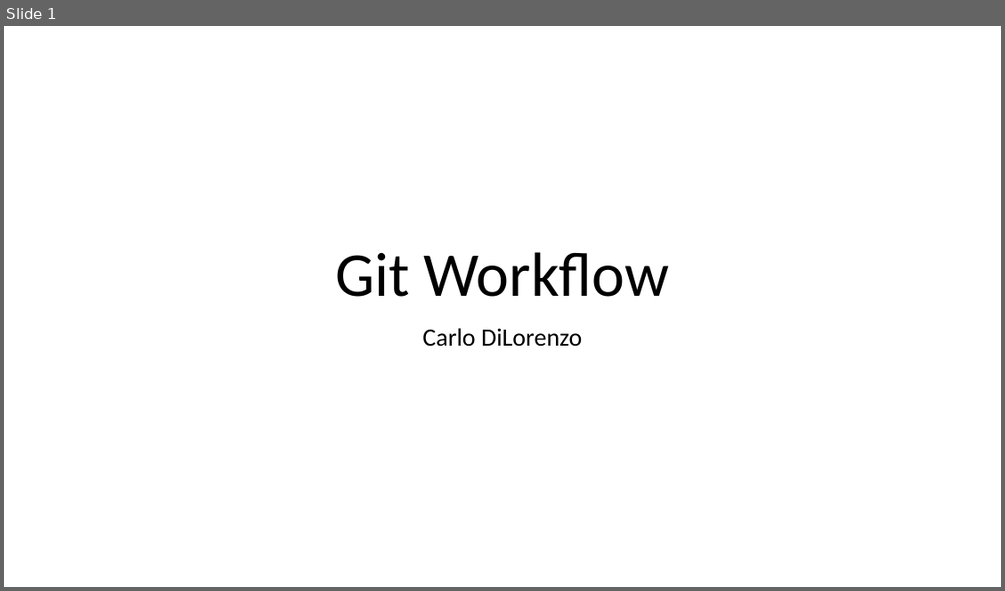
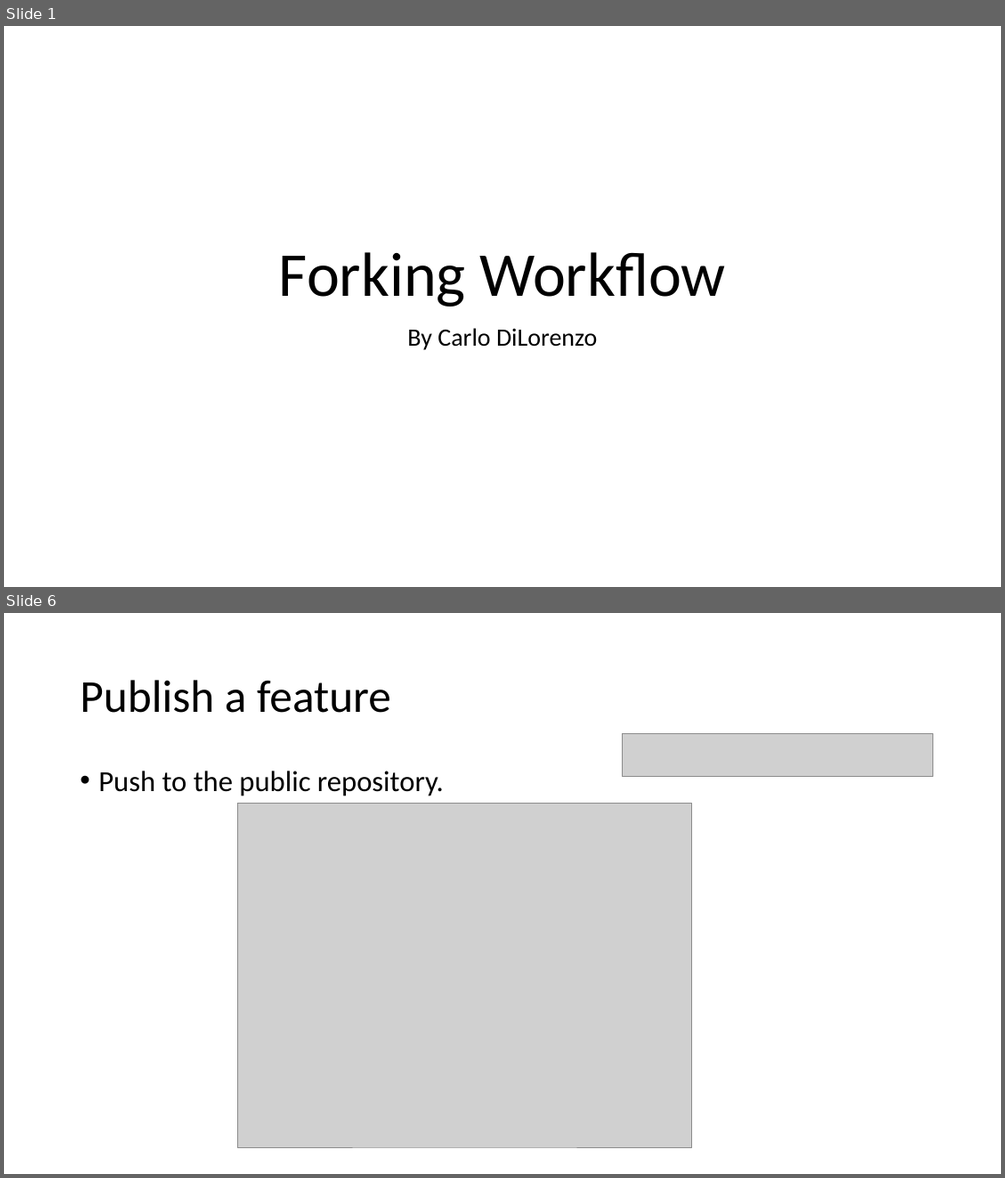
Before and after one commit to dilorc2/forkgitworkflow.github.io, a slide deck: files/GitWorkflow.pptx. Shown one above the other, each under a label of ours: slide 1 before the commit, slides 1 and 6 after it; the slides between them are not shown. The pictures are 1005x591 and 1005x1178 pixels, drawn with LibreOffice and Linux fonts; fonts in the diff are those of the drawing; grey boxes stand for pictures. Boxes give left, top, right and bottom in pixels: in the first picture for what was removed or moved away, otherwise in the second. Text is boxed around its words. In the diff, an @@ line names an element or a change of style, - is before the commit and + after.

```diff
--- a/files/GitWorkflow.pptx
+++ b/files/GitWorkflow.pptx
@@ slide 6 added at box(4, 613, 1001, 1174), background #FFFFFF @@
@@ title added at box(80, 680, 391, 713), 44 pt, text #000000 @@
+Publish a feature
@@ picture added at box(623, 734, 933, 777) @@
@@ text added at box(98, 771, 444, 796), 28 pt, text #000000 @@
+• Push to the public repository.
@@ picture added at box(238, 803, 692, 1147) @@
@@ slide 1 changed as well @@
@@ title at box(279, 252, 726, 306): text changed @@
-Git Workflow
+Forking Workflow
@@ subtitle at box(407, 328, 597, 350): text changed @@
-Carlo DiLorenzo
+By Carlo DiLorenzo
```
Also in this commit, not shown: 1 other slide changed, 5 other slides added, 10 slides removed, 4 other files.
